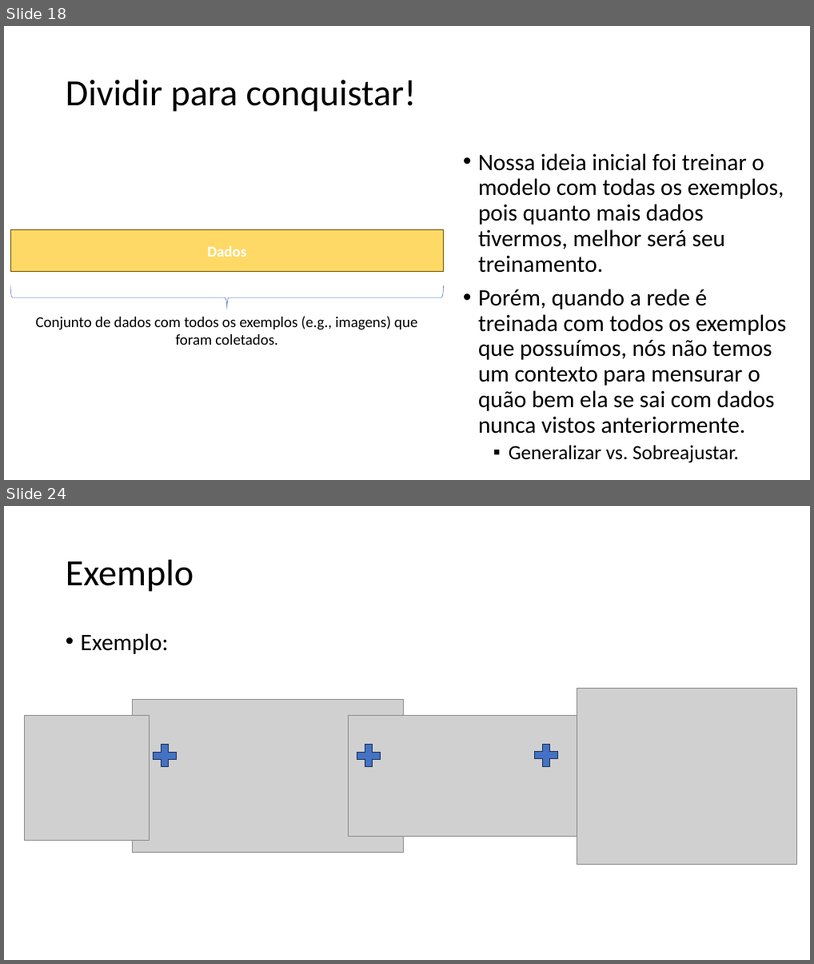
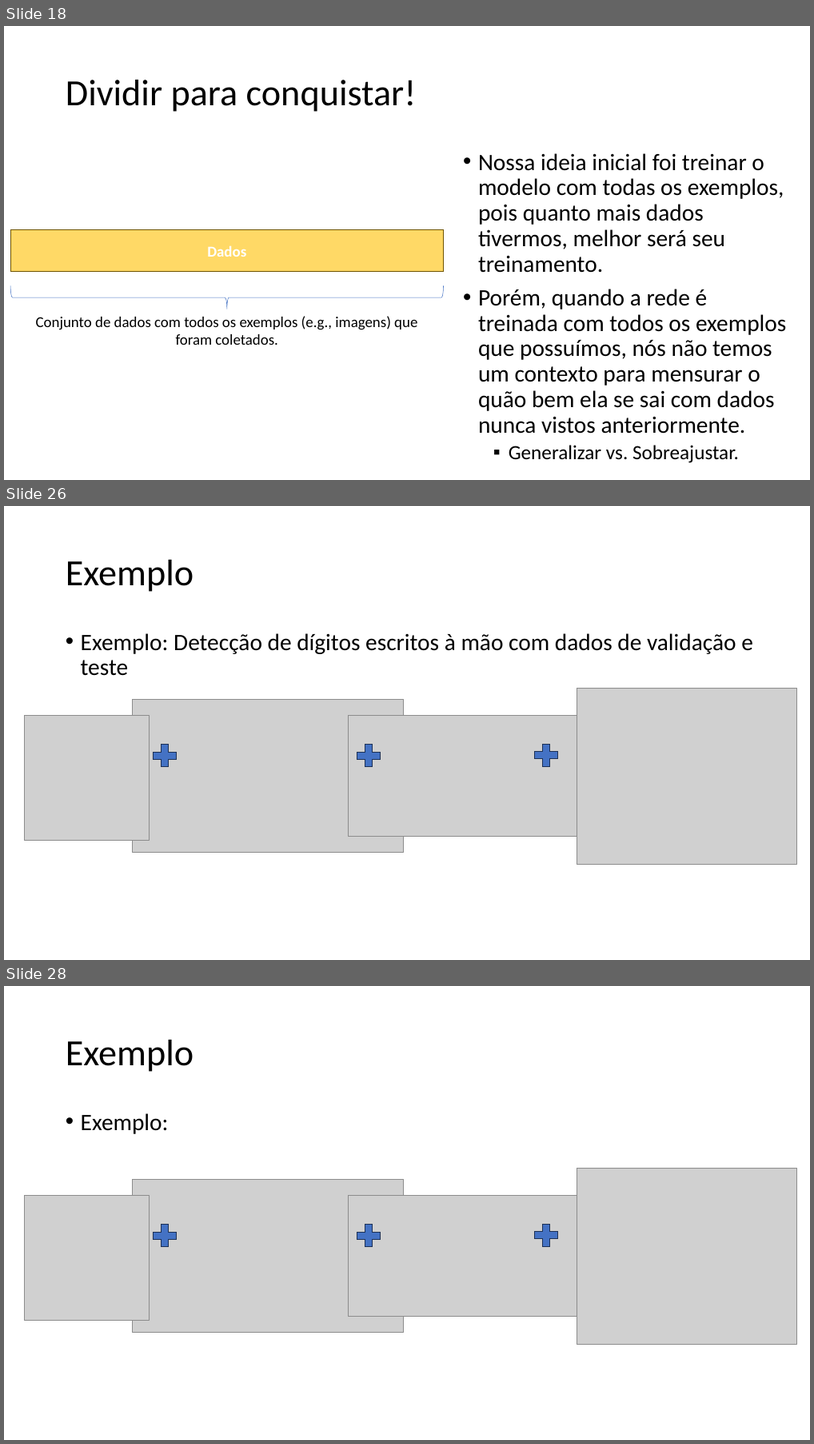
Before and after one commit to zz4fap/tp557-iot-ml, a slide deck: slides/TP557_10_Datasets.pptx. Shown one above the other, each under a label of ours: slides 18 and 24 before the commit, slides 18, 26 and 28 after it; the slides between them are not shown. The pictures are 814x964 and 814x1444 pixels, drawn with LibreOffice and Linux fonts; fonts in the diff are those of the drawing; grey boxes stand for pictures. Boxes give left, top, right and bottom in pixels: in the first picture for what was removed or moved away, otherwise in the second. Text is boxed around its words. In the diff, an @@ line names an element or a change of style, - is before the commit and + after.

```diff
--- a/slides/TP557_10_Datasets.pptx
+++ b/slides/TP557_10_Datasets.pptx
@@ slide 26 added at (4, 506, 810, 960), background #FFFFFF @@
@@ title added at (66, 560, 194, 592), 44 pt, text #000000 @@
+Exemplo
@@ text added at (81, 633, 754, 676), 28 pt, text #000000 @@
+• Exemplo: Detecção de dígitos escritos à mão com dados de validação e teste
@@ picture added at (578, 688, 798, 864) @@
@@ picture added at (24, 716, 149, 840) @@
@@ picture added at (132, 700, 403, 852) @@
@@ picture added at (348, 716, 578, 836) @@
@@ plus sign added at (149, 740, 180, 771), fill #4472C4, outline #1E3256 1 pt @@
@@ plus sign added at (353, 740, 384, 771), fill #4472C4, outline #1E3256 1 pt @@
@@ plus sign added at (531, 740, 562, 770), fill #4472C4, outline #1E3256 1 pt @@
@@ what was slide 24 is now slide 28 @@
```
Also in this commit, not shown: 4 slides changed, 4 other slides added, 3 other files.
